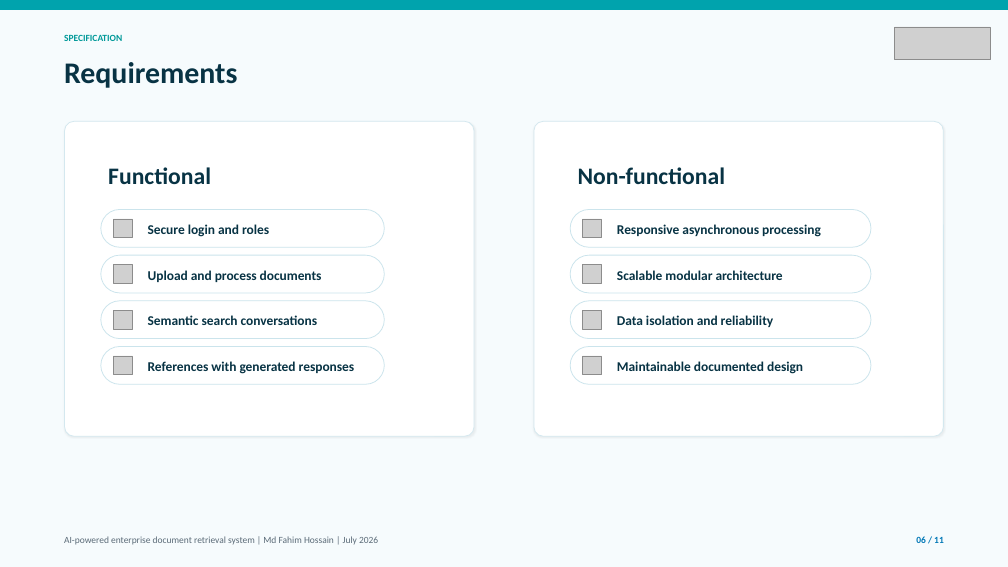
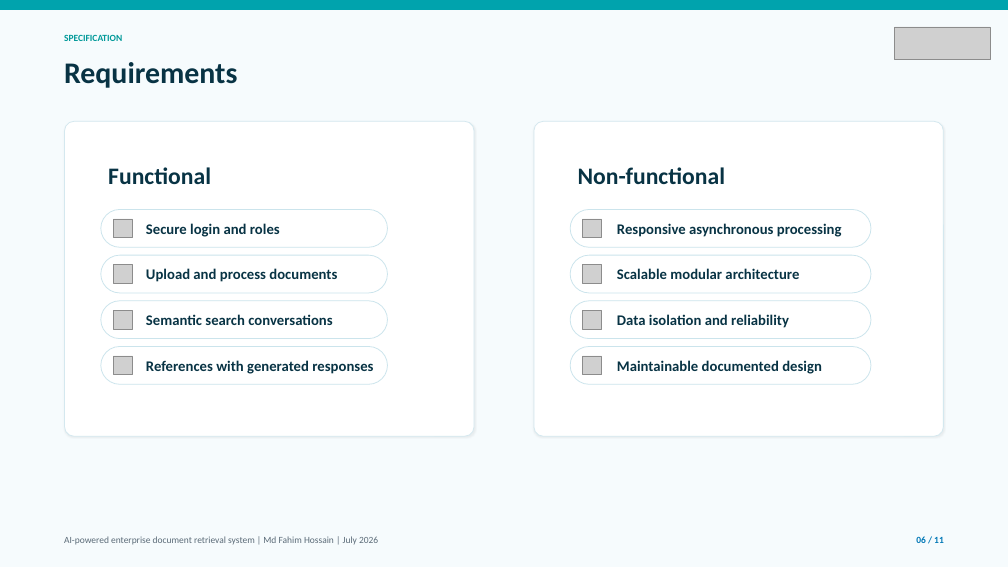
Before and after one commit to alifhossain174/Masters-Internship-Report, a slide deck: slide 6 of Software Specification & Design.pptx. Drawn at 1008x567 pixels with LibreOffice and Linux fonts; fonts in the diff are those of the drawing; grey boxes stand for pictures. Boxes give left, top, right and bottom in pixels: in the first picture for what was removed or moved away, otherwise in the second. Text is boxed around its words. In the diff, an @@ line names an element or a change of style, - is before the commit and + after.

```diff
--- a/Software Specification & Design.pptx
+++ b/Software Specification & Design.pptx
@@ size 12.8 to 14 pt in 8 elements at bbox=[617, 268, 799, 279], bbox=[617, 314, 789, 328], bbox=[617, 360, 822, 374], bbox=[617, 223, 842, 237], bbox=[146, 268, 337, 282], bbox=[146, 314, 332, 325], bbox=[146, 223, 280, 237], bbox=[146, 360, 373, 374] @@
```
Also in this commit, not shown: 9 other slides changed, 1 other file.
